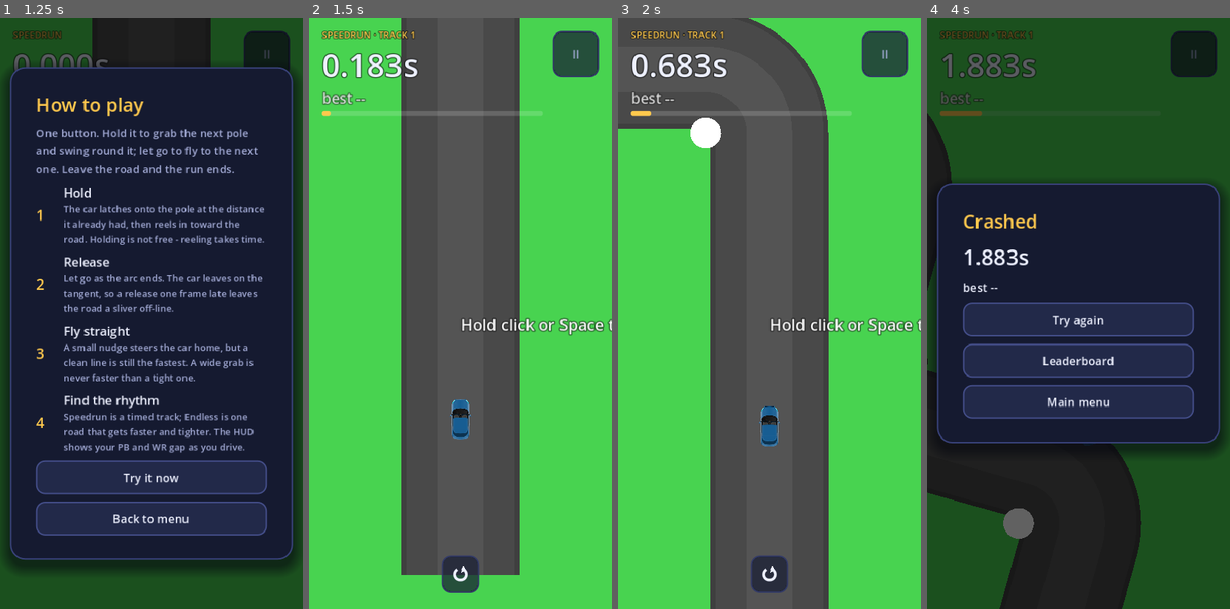
Above: before the commit, frames 1-4 (left to right).
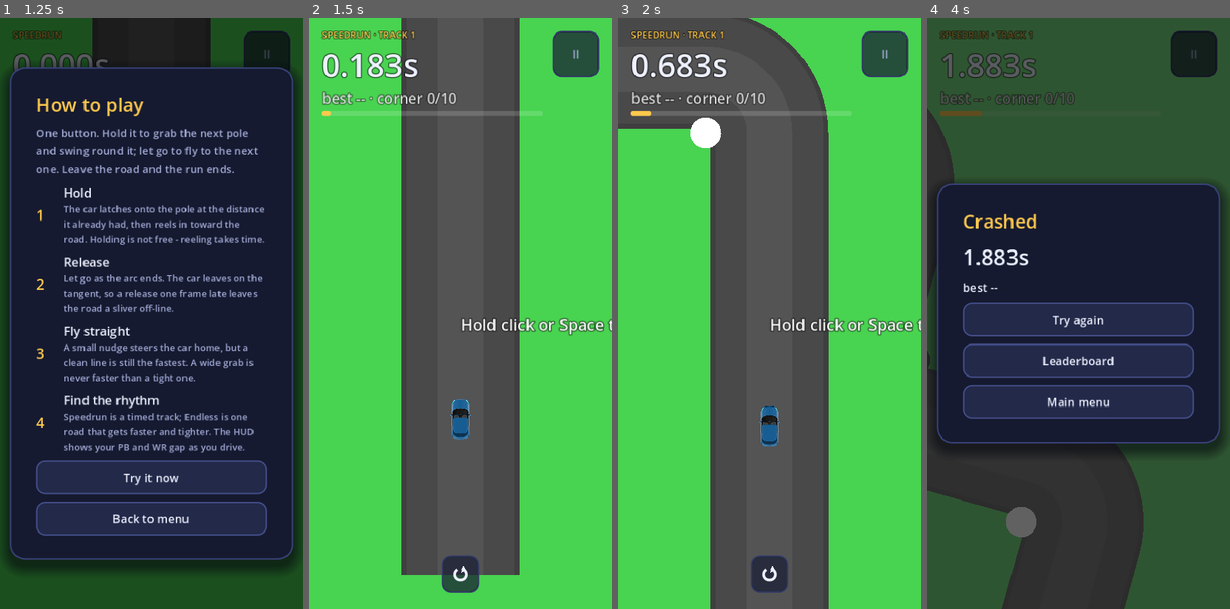
Above: after the commit, the same moments.

Repository: PolarNA0/Driftslinger-race
Game: Godot game, scene res://scenes/main.tscn
The game is run twice, just before and just after one commit, with the same random seed, the same clock (stepped at 60 frames per second) and the same inputs.
Inputs (mouse positions are in pixels of both pictures, inside the frame that each line leads up to):
- Up to frame 1 (1.25 s): click "II" at 0.5 s
- Up to frame 2 (1.5 s): click "Try it now" at 1.25 s
- Up to frame 3 (2 s): no input
- Up to frame 4 (4 s): tap Enter at 2 s; move the mouse to (1145, 283) at 2.02 s; hold Right 2.03-2.75 s; tap R at 2.1 s; click (1145, 283) at 2.17 s; tap Space at 2.27 s; drag from (1017, 343) to (1063, 431) at 2.77 s; move the mouse to (1108, 183) at 3.52 s; hold Right from 3.53 s (still down); tap Shift at 3.6 s

Frame 1 is identical in both runs. In frame 2, 0.3% of the frame differs, in the area x 19-49%, y 12-15%; in frame 3, 0.2%; in frame 4, 1.0%, in the area x 0-72%, y 12-100%.

Commit message:
Make the crash and slingshot effects visible, and gate CI
The renderer carried a shake value that nothing read, and a crash kick arrived
after the physics had already stopped, so the screen never moved. The renderer
now applies the shake offset, a crash flashes the screen, a finish flashes
softer, and a slingshot pulses the zoom. Reduce Motion suppresses all of them.

The HUD also shows the corner count and the live speed multiplier, so a player
can read the endless ramp and a reattach boost without guessing.

Add verify.yml: physics tests, the vendored-physics drift check and all thirteen
Godot verifiers run on every push and pull request. Update ROADMAP.md to record
Phase 1 as shipped and CI as the first guardrail landed.

Co-authored-by: openhands <openhands@all-hands.dev>

Diff:
--- a/godot/scripts/app.gd
+++ b/godot/scripts/app.gd
@@ -2306,16 +2306,29 @@
 		hud_mode.text = "CUSTOM \u00b7 SPEEDRUN" if CustomTracks.has(game.seed_num) else "SPEEDRUN \u00b7 TRACK %d" % game.seed_num
 		hud_dist.text = _fmt_time(game.run_time())
 		var best: Variant = game.record_time()
-		hud_sub.text = "best --" if best == null else "best %s" % _fmt_time(float(best))
+		var corners := game.track.fillets.size() if game.track != null else 0
+		var extra := " \u00b7 corner %d/%d" % [clampi(game.car.corner, 0, corners), corners]
+		hud_sub.text = ("best --" if best == null else "best %s" % _fmt_time(float(best))) + extra + _speed_tag()
 		if game.track != null and game.track.finish_s > 0.0:
 			hud_progress.value = clampf(game.car.s / game.track.finish_s, 0.0, 1.0)
 	else:
 		hud_mode.text = "ENDLESS"
 		hud_dist.text = _fmt_dist(game.metres())
-		hud_sub.text = "best %s" % _fmt_dist(maxf(float(game.record_dist()), game.metres()))
-	_update_hud_marks()
+		hud_sub.text = "best %s \u00b7 %d corners%s" % [
+			_fmt_dist(maxf(float(game.record_dist()), game.metres())),
+			game.car.grabbed,
+			_speed_tag(),
+		]
 	if game.car.grabbed > 0 or game.car.time > 1.2:
 		hint_label.visible = false
+	_update_hud_marks()
+
+
+func _speed_tag() -> String:
+	var mult := game.car.speed_scale
+	if game.track != null:
+		mult *= game.track.speed_scale_at(game.car.s)
+	return "" if absf(mult - 1.0) < 0.01 else " \u00b7 x%.2f" % mult
 
 
 func _hud_reset() -> void:
@@ -2451,8 +2464,11 @@
 		game.state = "running"
 		_show_round_button(not game.is_replay())
 		return
+	if overlay == "tutorial":
+		_tutorial_back()
+		return
 	if overlay != "":
-		_show_only("menu")
+		_to_menu()
 		return
 	if game != null and game.state == "running":
 		_on_pause()
--- a/godot/scripts/game.gd
+++ b/godot/scripts/game.gd
@@ -220,6 +220,8 @@
 			sfx.emit("release")
 		if car.speed_scale > was_scale + 0.001:
 			sfx.emit("slingshot")
+			if not reduced_motion and renderer != null:
+				renderer.zoom_pulse(0.025)
 		if ghost_car != null:
 			var gh: bool = ghost_steps[ghost_index] if ghost_index < ghost_steps.size() else false
 			ghost_index += 1
@@ -257,6 +259,10 @@
 	if reduced_motion:
 		return
 	shake = maxf(shake, amount)
+	# `_follow` only runs while the physics is live, so a crash kick has to reach
+	# the renderer here or the shake it asks for is never drawn.
+	if renderer != null:
+		renderer.shake = shake
 
 
 func _die() -> void:
@@ -267,6 +273,8 @@
 		return
 	var prev := Storage.save_record(seed_num, metres(), car.grabbed)
 	kick(18.0)
+	if not reduced_motion and renderer != null:
+		renderer.flash_hit(0.32)
 	changed.emit({"died": true, "prev": prev})
 
 
@@ -284,4 +292,6 @@
 	if prev == null or time < float(prev):
 		Storage.save_replay(seed_num, Replay.make_replay(seed_num, steps, time))
 	kick(10.0)
+	if not reduced_motion and renderer != null:
+		renderer.flash_hit(0.18)
 	changed.emit({"finished": true, "prev": prev})
--- a/godot/scripts/render.gd
+++ b/godot/scripts/render.gd
@@ -54,6 +54,8 @@
 var cam_y := 0.0
 var cam_angle := 0.0
 var shake := 0.0
+var flash := 0.0
+var pulse := 0.0
 var car_index := 0
 var seed_num := 1
 
@@ -81,6 +83,9 @@
 	if not theme_override.is_empty():
 		return theme_override
 	return THEMES[((seed_num - 1) % THEMES.size() + THEMES.size()) % THEMES.size()]
+
+
+var _shake_off := Vector2.ZERO
 
 
 func _to_screen(wx: float, wy: float) -> Vector2:
@@ -89,7 +94,15 @@
 	var s := sin(th)
 	var dx := wx - cam_x
 	var dy := wy - cam_y
-	return Vector2(_w / 2.0 + (dx * c - dy * s) * _scale, _anchor_y + (dx * s + dy * c) * _scale)
+	return Vector2(_w / 2.0 + (dx * c - dy * s) * _scale, _anchor_y + (dx * s + dy * c) * _scale) + _shake_off
+
+
+func flash_hit(amount: float) -> void:
+	flash = maxf(flash, amount)
+
+
+func zoom_pulse(amount: float) -> void:
+	pulse = maxf(pulse, amount)
 
 
 func _ready() -> void:
@@ -97,7 +110,11 @@
 	set_process(true)
 
 
-func _process(_delta: float) -> void:
+func _process(delta: float) -> void:
+	if flash > 0.0:
+		flash = maxf(0.0, flash - delta * 2.8)
+	if pulse > 0.0:
+		pulse = maxf(0.0, pulse - delta * 0.18)
 	queue_redraw()
 
 
@@ -112,6 +129,8 @@
 	# world is shorter than MIN_WORLD_H - on a wide or short window that cap is what
 	# keeps enough road ahead of the car to play, instead of a screen full of tarmac.
 	_scale = minf((_w * ROAD_W_FRAC) / (2.0 * Cfg.ROAD_HALF_WIDTH), _h / MIN_WORLD_H)
+	_scale *= 1.0 + pulse
+	_shake_off = Vector2(randf_range(-1.0, 1.0), randf_range(-1.0, 1.0)) * shake * 0.6
 
 	var t := theme()
 	draw_rect(Rect2(Vector2(-40, -40), Vector2(_w + 80, _h + 80)), t["ground"])
@@ -121,6 +140,8 @@
 	_draw_ghost()
 	_draw_rope()
 	_draw_car()
+	if flash > 0.001:
+		draw_rect(Rect2(Vector2.ZERO, Vector2(_w, _h)), Color(1, 1, 1, flash))
 
 
 func _samples() -> Array:
--- a/godot/tools/verify_hud.gd
+++ b/godot/tools/verify_hud.gd
@@ -59,6 +59,21 @@
         _check("endless hides the progress bar", not app.hud_progress.visible)
         _check("endless score is metres", app.hud_dist.text.ends_with(" m"))
 
+        print("-- feedback --")
+        app.game.reduced_motion = true
+        app.game.renderer.shake = 0.0
+        app.game.kick(18.0)
+        _check("reduce motion suppresses shake", app.game.renderer.shake == 0.0)
+        app.game.reduced_motion = false
+        app.game.kick(18.0)
+        _check("a crash reaches the renderer", app.game.renderer.shake > 0.0)
+        app.game.renderer.flash = 0.0
+        app.game.renderer.flash_hit(0.3)
+        _check("a crash flashes the screen", app.game.renderer.flash > 0.0)
+        app.game.renderer.pulse = 0.0
+        app.game.renderer.zoom_pulse(0.02)
+        _check("a slingshot pulses the zoom", app.game.renderer.pulse > 0.0)
+
         print("-- focus-out pause --")
         app.game.load_track(1, "speedrun")
         app.game.state = "running"
Not shown, added: godot/tools/verify_hud.gd.uid
Not shown, changed: ROADMAP.md
